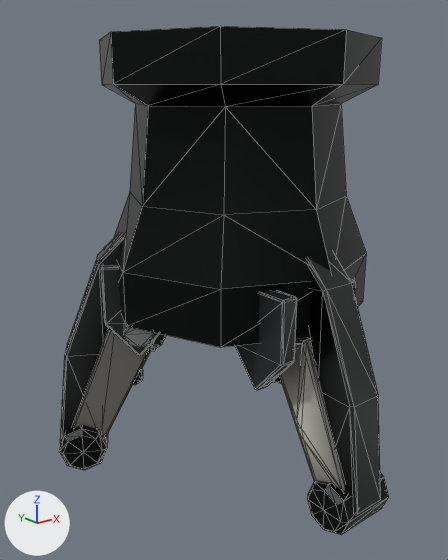
A saved change to the glTF model assets/export/models/bastion.grapple.glb.
One viewpoint serves both versions: a 50 mm camera at (-0.962, -1.155, 0.6) aimed at (-0.063, -0.032, 0.15). The lights are fixed; the arrows at lower left show +X, +Y and +Z. The picture after the commit comes second. Mesh edges are drawn as thin lines.

Before the edit, the objects in view are built like this:
```python
mat_armor = bpy.data.materials.new('armor')
mat_armor.use_nodes = True; mat_armor.node_tree.nodes.clear()
_N = mat_armor.node_tree.nodes; _L = mat_armor.node_tree.links
n0 = _N.new('ShaderNodeBsdfPrincipled'); n0.name = 'Principled BSDF'
n0.inputs[1].default_value = 0.05  # 'Metallic'
n0.inputs[2].default_value = 0.35  # 'Roughness'
n1 = _N.new('ShaderNodeOutputMaterial'); n1.name = 'Material Output'
n2 = _N.new('ShaderNodeMix'); n2.name = 'Mix'
n2.data_type = 'RGBA'
n2.blend_type = 'MULTIPLY'
n2.inputs[0].default_value = 1.0  # 'Factor'
n2.inputs[7].default_value = (0.57, 0.554, 0.492, 1.0)  # 'B', light grey #c7c4ba
n3 = _N.new('ShaderNodeVertexColor'); n3.name = 'Color Attribute'
_L.new(n0.outputs[0], n1.inputs[0])  # 'BSDF' to 'Surface'
_L.new(n2.outputs[2], n0.inputs[0])  # 'Result' to 'Base Color'
_L.new(n3.outputs[0], n2.inputs[6])  # 'Color' to 'A'
me_mesh_0 = bpy.data.meshes.new('Mesh_0')
me_mesh_0.from_pydata(...)  # 1016 vertices, 1908 faces; spans x -0.432..0.432, y -0.46..0.32, z -0.34..0.7
# faces by material slot: [180, 336, 216, 696, 480]
me_mesh_0.materials.append(mat_armor)
me_mesh_0.materials.append(mat_armor2)
me_mesh_0.materials.append(mat_chrome)
me_mesh_0.materials.append(mat_dark)
me_mesh_0.materials.append(mat_metal)
ob_mesh_0 = bpy.data.objects.new('Mesh_0', me_mesh_0)
ob_mesh_0.location = (0.0, 0.0, 0.0)
```
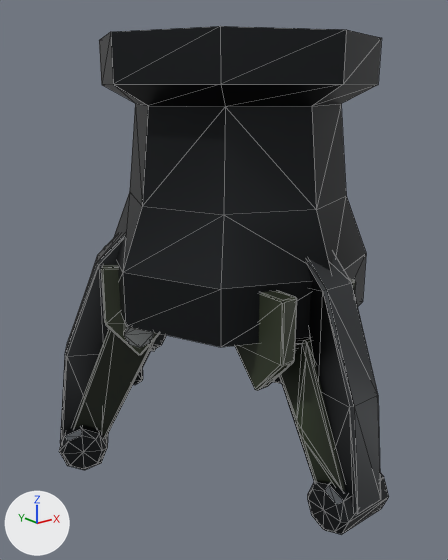
The newer file is also rescaled (x4.5) as a whole; pictures and numbers use the older file's frame.

Where the change shows, as pixel boxes [x1, y1, x2, y2] in the pictures (448 x 560 px):
'Mesh_0', surface changed: [59, 26, 389, 523] in both

Patch to the scene script:
```diff
--- a/assets/export/models/bastion.grapple.glb.py
+++ b/assets/export/models/bastion.grapple.glb.py
@@ mat_armor @@
 n2 = _N.new('ShaderNodeMix'); n2.name = 'Mix'
 n2.inputs[0].default_value = 1.0  # 'Factor'
-n2.inputs[7].default_value = (0.57, 0.554, 0.492, 1.0)  # 'B', light grey #c7c4ba
+n2.inputs[7].default_value = (0.0245, 0.0363, 0.0153, 1.0)  # 'B', dark green #2b3621
 n3 = _N.new('ShaderNodeVertexColor'); n3.name = 'Color Attribute'
```
